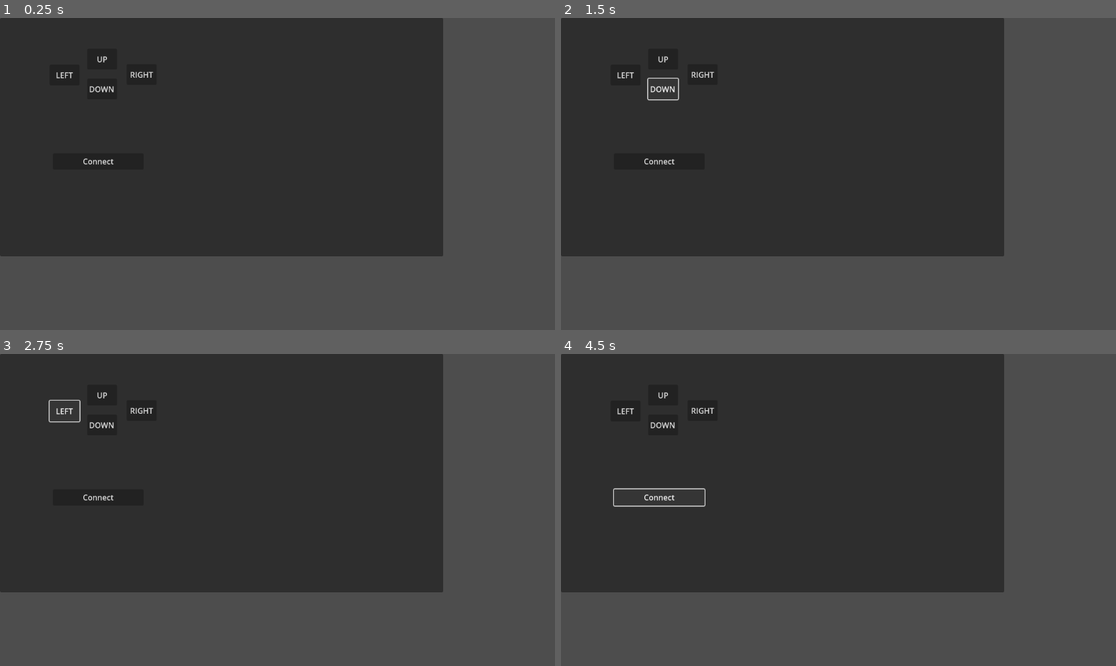
Above: before the commit, frames 1-4 (two rows, left to right).
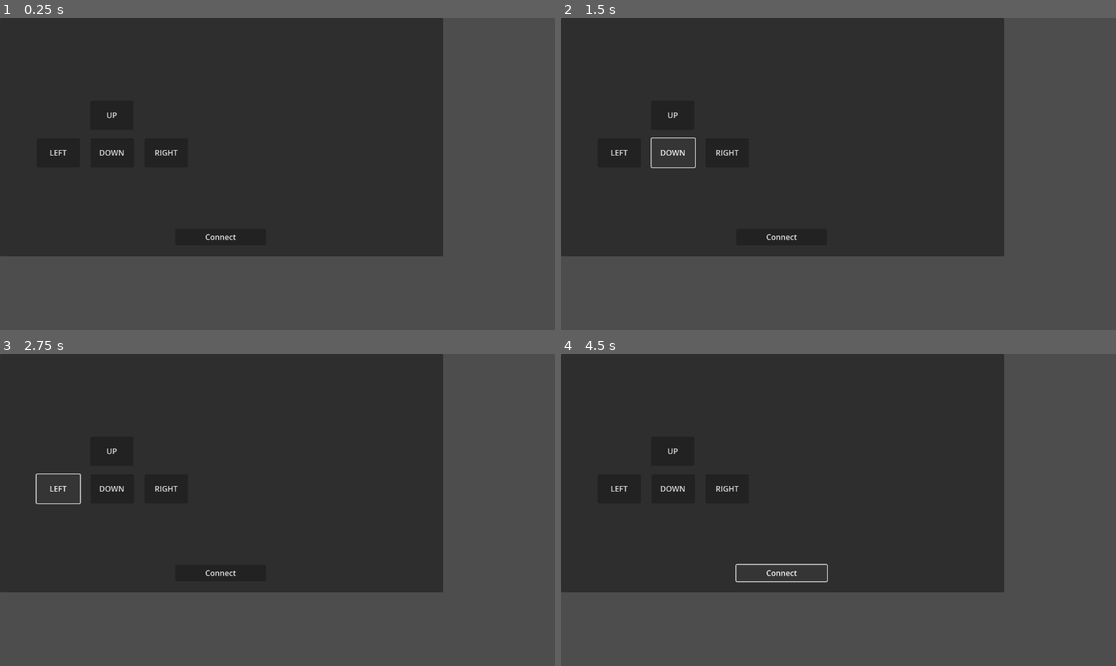
Above: after the commit, the same moments.

Repository: vocaz/hackercompsci
Game: Godot game, scene res://heist_client.tscn
The game is run twice, just before and just after one commit, with the same random seed, the same clock (stepped at 60 frames per second) and the same inputs. This scene is started directly instead of the project's main scene.
Inputs (mouse positions are in pixels of both pictures, inside the frame that each line leads up to):
- Up to frame 1 (0.25 s): no input
- Up to frame 2 (1.5 s): click "UP" at 0.5 s; click "DOWN" at 1.25 s
- Up to frame 3 (2.75 s): click "LEFT" at 2 s
- Up to frame 4 (4.5 s): click "RIGHT" at 2.75 s; click (572, 363) at 3.5 s; click "Connect" at 4.25 s

The runs differ from the first frame. In frame 1, 0.4% of the frame differs, in the area x 9-43%, y 12-72%; in frame 2, 0.6%; in frame 3, 0.6%; in frame 4, 0.7%, in the area x 9-49%, y 12-74%.

Commit message:
button format

Diff:
--- a/heist_client.tscn
+++ b/heist_client.tscn
@@ -15,43 +15,47 @@
 
 [node name="UpButton" type="Button" parent="Panel"]
 layout_mode = 0
-offset_left = 181.0
-offset_top = 64.0
-offset_right = 243.0
-offset_bottom = 107.0
+offset_left = 187.0
+offset_top = 172.0
+offset_right = 277.0
+offset_bottom = 232.0
 theme = SubResource("Theme_14gmh")
 text = "UP"
+metadata/_edit_group_ = true
 
 [node name="DownButton" type="Button" parent="Panel"]
 layout_mode = 0
-offset_left = 181.0
-offset_top = 126.0
-offset_right = 243.0
-offset_bottom = 169.0
+offset_left = 188.0
+offset_top = 250.0
+offset_right = 278.0
+offset_bottom = 310.0
 text = "DOWN"
+metadata/_edit_group_ = true
 
 [node name="LeftButton" type="Button" parent="Panel"]
 layout_mode = 0
-offset_left = 103.0
-offset_top = 97.0
-offset_right = 165.0
-offset_bottom = 140.0
+offset_left = 76.0
+offset_top = 250.0
+offset_right = 166.0
+offset_bottom = 310.0
 text = "LEFT"
+metadata/_edit_group_ = true
 
 [node name="RightButton" type="Button" parent="Panel"]
 layout_mode = 0
-offset_left = 263.0
-offset_top = 96.0
-offset_right = 325.0
-offset_bottom = 139.0
+offset_left = 300.0
+offset_top = 250.0
+offset_right = 390.0
+offset_bottom = 310.0
 text = "RIGHT"
+metadata/_edit_group_ = true
 
 [node name="Button" type="Button" parent="Panel"]
 layout_mode = 0
-offset_left = 110.0
-offset_top = 281.0
-offset_right = 298.0
-offset_bottom = 315.0
+offset_left = 364.0
+offset_top = 438.0
+offset_right = 552.0
+offset_bottom = 472.0
 text = "Connect"
 
 [node name="TextureButton" type="TextureButton" parent="Panel"]
